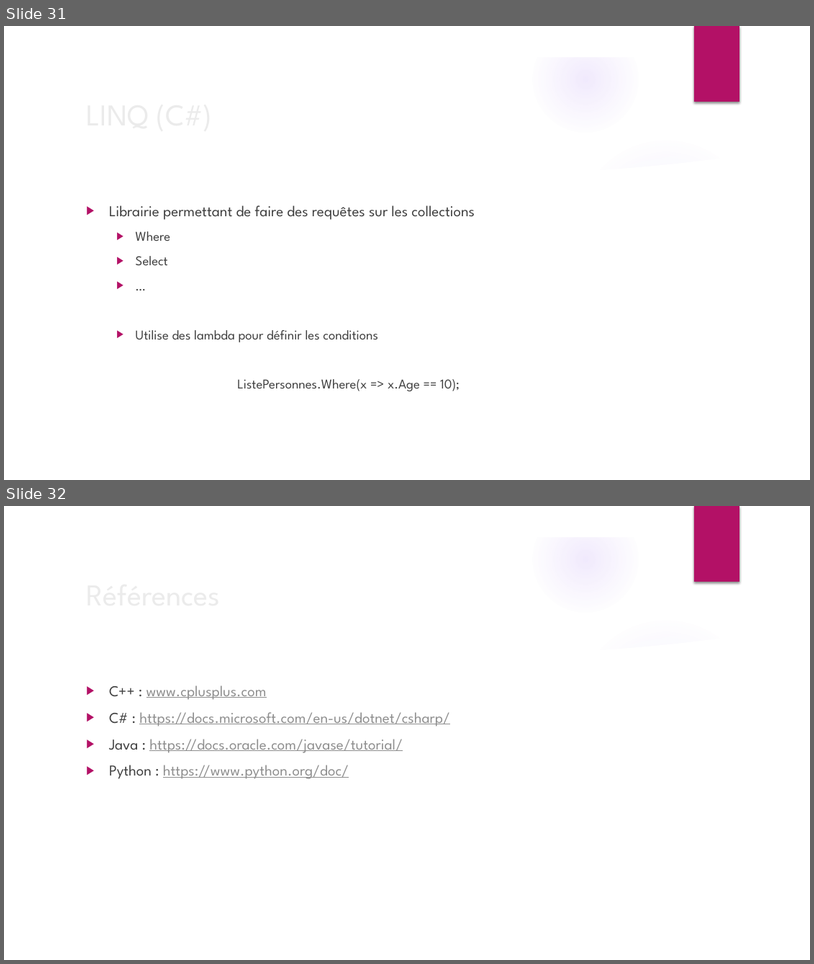
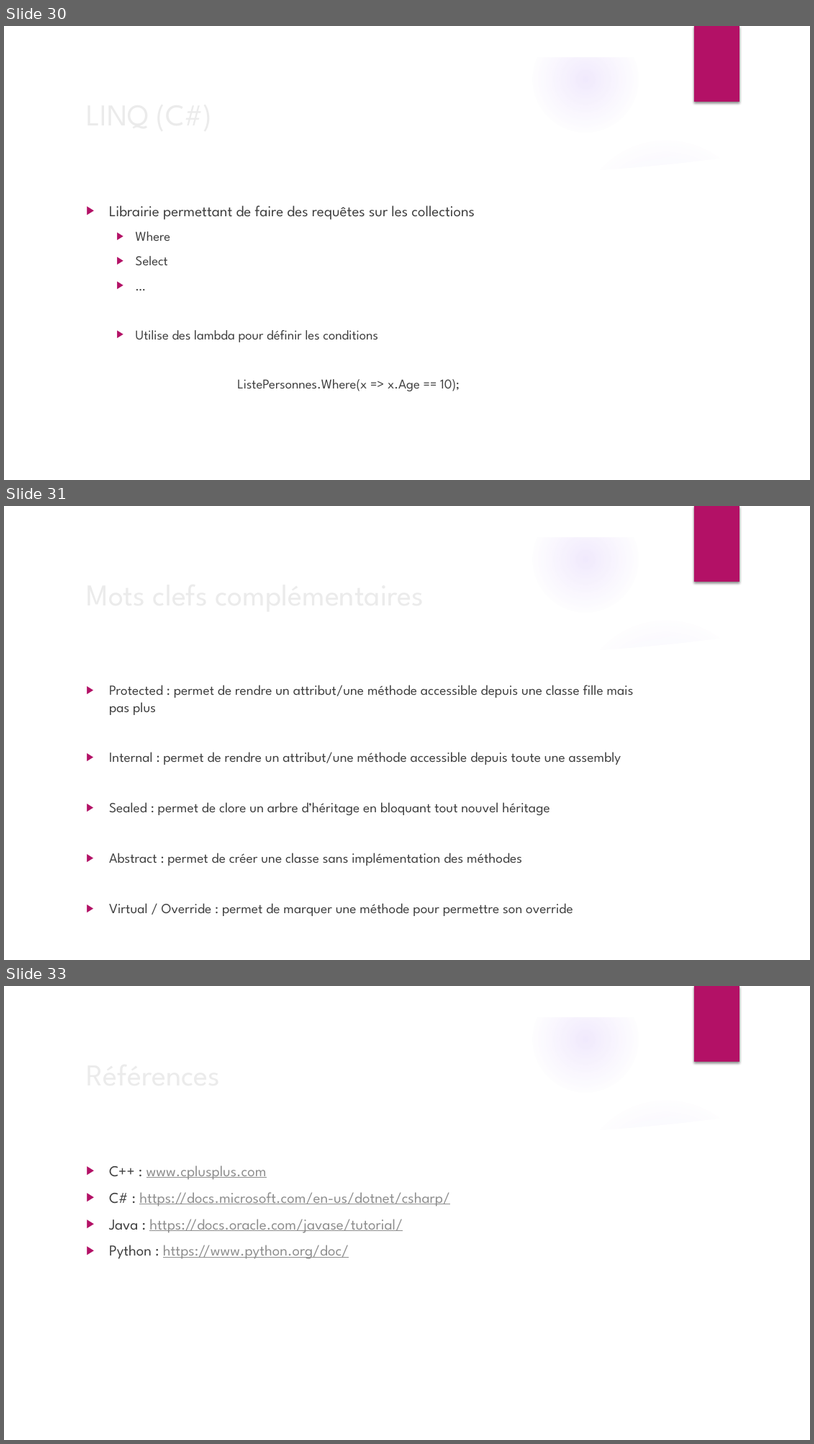
Before and after one commit to bjaout/CoursPOO, a slide deck: Cours de POO.pptx. Shown one above the other, each under a label of ours: slides 31 and 32 before the commit, slides 30, 31 and 33 after it; the slides between them are not shown. The pictures are 814x964 and 814x1444 pixels, drawn with LibreOffice and Linux fonts; fonts in the diff are those of the drawing; background and template pictures are left out. Boxes give left, top, right and bottom in pixels: in the first picture for what was removed or moved away, otherwise in the second. Text is boxed around its words. In the diff, an @@ line names an element or a change of style, - is before the commit and + after.

```diff
--- a/Cours de POO.pptx
+++ b/Cours de POO.pptx
@@ slide 31 added at <box>4,506,810,960</box>, background picture (left out); not listed: 9 template elements that a slide beside it also shows @@
@@ title added at <box>80,570,660,617</box>, 36 pt, text #EBEBEB @@
+Mots clefs complémentaires
@@ text added at <box>109,685,634,916</box>, 16.6 pt, text #404040 @@
+▶ Protected : permet de rendre un attribut/une méthode accessible depuis une classe fille mais pas plus
+▶ Internal : permet de rendre un attribut/une méthode accessible depuis toute une assembly
+▶ Sealed : permet de clore un arbre d’héritage en bloquant tout nouvel héritage
+▶ Abstract : permet de créer une classe sans implémentation des méthodes
+▶ Virtual / Override : permet de marquer une méthode pour permettre son override
@@ what was slide 31 is now slide 30 @@
@@ what was slide 32 is now slide 33 @@
```
Also in this commit, not shown: 4 slides changed, 2 other slides added, 1 slide removed.
